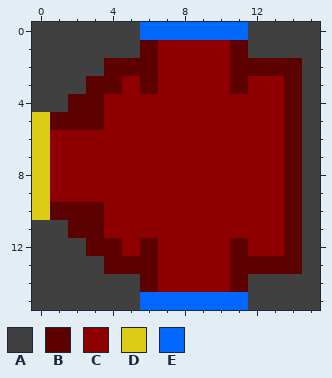
Pixel-art sprite, stored at android/assets/nand_off.png. This is how it looked before the edit.
The file is 16x16 pixels.
Palette (. is transparent): A #404040  B #5d0000  C #8e0000  D #dccc15  E #0068ff
Pixels before, first column x 0:
 0 AAAAAAEEEEEEAAAA
 1 AAAAAABCCCCBAAAA
 2 AAAABBBCCCCBBBBA
 3 AAABBCBCCCCBCCBA
 4 AABBCCCCCCCCCCBA
 5 DBBBCCCCCCCCCCBA
 6 DCCCCCCCCCCCCCBA
 7 DCCCCCCCCCCCCCBA
 8 DCCCCCCCCCCCCCBA
 9 DCCCCCCCCCCCCCBA
10 DBBBCCCCCCCCCCBA
11 AABBCCCCCCCCCCBA
12 AAABBCBCCCCBCCBA
13 AAAABBBCCCCBBBBA
14 AAAAAABCCCCBAAAA
15 AAAAAAEEEEEEAAAA
The same view after the edit:
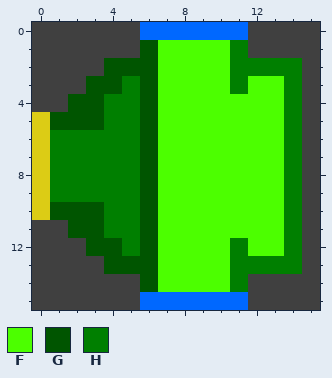
Colours new in this view: F #4cff00  G #005500  H #007f00
Changes in this commit:
Changed rows in their new state; - is an unchanged pixel.
first column x 1:
 1 -----GFFFFH---
 2 ---GGGFFFFHHHH
 3 --GGHGFFFFHFFH
 4 -GGHHGFFFFFFFH
 5 GGGHHGFFFFFFFH
 6 HHHHHGFFFFFFFH
 7 HHHHHGFFFFFFFH
 8 HHHHHGFFFFFFFH
 9 HHHHHGFFFFFFFH
10 GGGHHGFFFFFFFH
11 -GGHHGFFFFFFFH
12 --GGHGFFFFHFFH
13 ---GGGFFFFHHHH
14 -----GFFFFH---
Pixel boxes of the changes (left, top, right, bottom) in both pictures:
changed: (50, 40, 302, 292)
